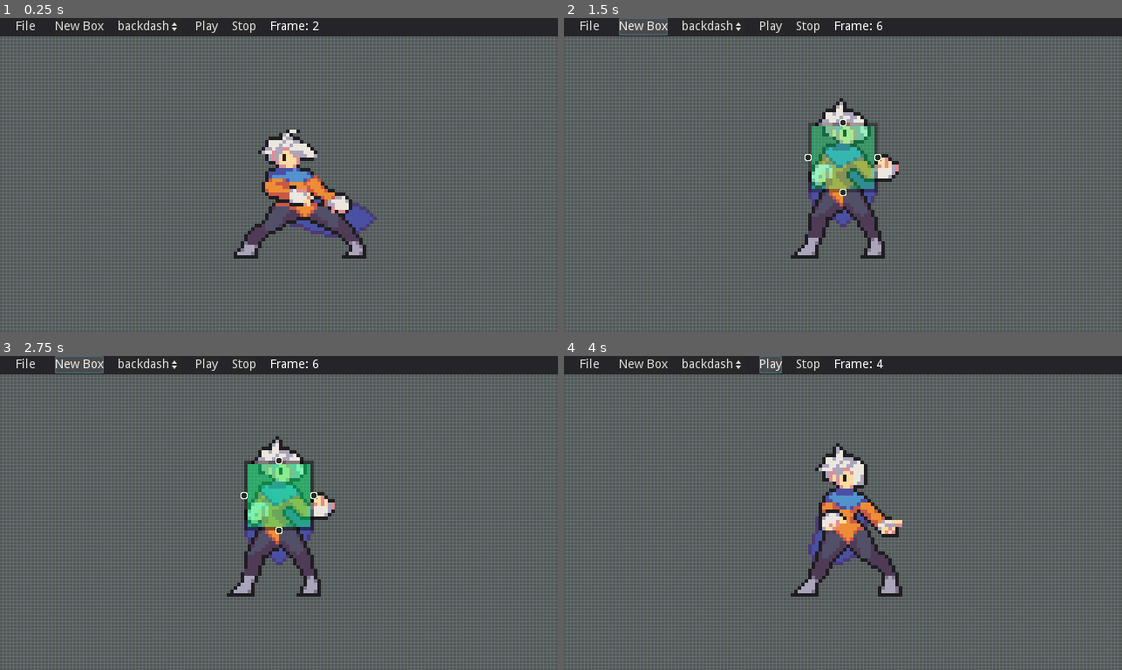
Above: before the commit, frames 1-4 (two rows, left to right).
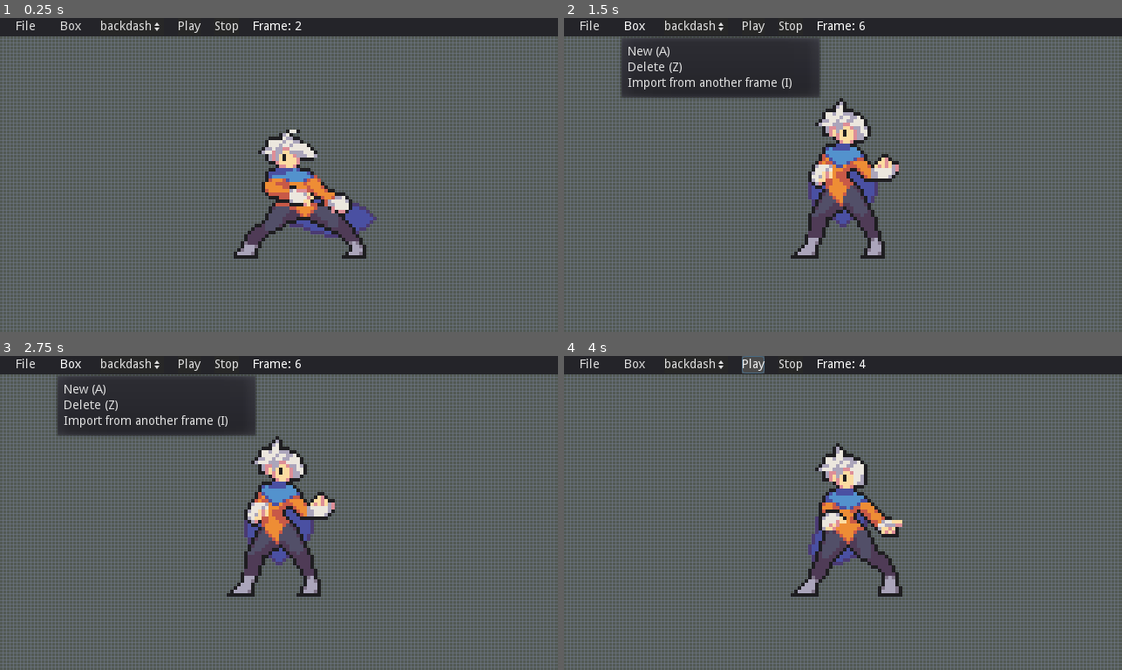
Above: after the commit, the same moments.

Repository: coelhucas/hitbox-editor
Game: Godot game, scene res://Scenes/Canvas.tscn
Same seed, same stepped clock (60 frames per second), same inputs: the game is played once before the commit and once after it.
Inputs (mouse positions are in pixels of both pictures, inside the frame that each line leads up to):
- Up to frame 1 (0.25 s): no input
- Up to frame 2 (1.5 s): click (636, 27) at 0.5 s, where only the run after the commit has a clickable "Box"; click (642, 27) at 1.25 s, where only the run before the commit has a clickable "New Box"
- Up to frame 3 (2.75 s): click (78, 365) at 2 s, where only the run before the commit has a clickable "New Box"
- Up to frame 4 (4 s): click "Play" at 2.75 s; click "Play" at 3.5 s

The runs differ from the first frame. In frame 1, 0.7% of the frame differs, in the area x 10-58%, y 0-5%; in frame 2, 10%, in the area x 9-58%, y 0-57%; in frame 3, 10%; in frame 4, 1.0%.

Commit message:
Improve menus and fix bugs

Diff:
--- a/Scenes/Canvas.tscn
+++ b/Scenes/Canvas.tscn
@@ -24,6 +24,52 @@
 "values": [ 19, 20, 21, 22, 23, 24, 25 ]
 }
 
+[sub_resource type="Animation" id=2]
+length = 0.3
+tracks/0/type = "value"
+tracks/0/path = NodePath(".:frame")
+tracks/0/interp = 1
+tracks/0/loop_wrap = true
+tracks/0/imported = false
+tracks/0/enabled = true
+tracks/0/keys = {
+"times": PoolRealArray( 0, 0.1, 0.2 ),
+"transitions": PoolRealArray( 1, 1, 1 ),
+"update": 1,
+"values": [ 16, 17, 18 ]
+}
+
+[sub_resource type="Animation" id=3]
+length = 0.2
+tracks/0/type = "value"
+tracks/0/path = NodePath(".:frame")
+tracks/0/interp = 1
+tracks/0/loop_wrap = true
+tracks/0/imported = false
+tracks/0/enabled = true
+tracks/0/keys = {
+"times": PoolRealArray( 0, 0.1 ),
+"transitions": PoolRealArray( 1, 1 ),
+"update": 1,
+"values": [ 44, 45 ]
+}
+
+[sub_resource type="Animation" id=4]
+length = 0.6
+loop = true
+tracks/0/type = "value"
+tracks/0/path = NodePath(".:frame")
+tracks/0/interp = 1
+tracks/0/loop_wrap = true
+tracks/0/imported = false
+tracks/0/enabled = true
+tracks/0/keys = {
+"times": PoolRealArray( 0, 0.1, 0.2, 0.3, 0.4, 0.5 ),
+"transitions": PoolRealArray( 1, 1, 1, 1, 1, 1 ),
+"update": 1,
+"values": [ 0, 1, 2, 3, 4, 5 ]
+}
+
 [sub_resource type="Animation" id=5]
 length = 0.3
 tracks/0/type = "value"
@@ -36,27 +82,56 @@
 "times": PoolRealArray( 0, 0.1, 0.2 ),
 "transitions": PoolRealArray( 1, 1, 1 ),
 "update": 1,
-"values": [ 16, 17, 18 ]
+"values": [ 14, 15, 16 ]
 }
 
 [sub_resource type="Animation" id=6]
-length = 0.2
-tracks/0/type = "value"
-tracks/0/path = NodePath(".:frame")
-tracks/0/interp = 1
-tracks/0/loop_wrap = true
-tracks/0/imported = false
-tracks/0/enabled = true
-tracks/0/keys = {
-"times": PoolRealArray( 0, 0.1 ),
-"transitions": PoolRealArray( 1, 1 ),
-"update": 1,
-"values": [ 44, 45 ]
+length = 0.6
+tracks/0/type = "value"
+tracks/0/path = NodePath(".:frame")
+tracks/0/interp = 1
+tracks/0/loop_wrap = true
+tracks/0/imported = false
+tracks/0/enabled = true
+tracks/0/keys = {
+"times": PoolRealArray( 0, 0.1, 0.2, 0.3, 0.4, 0.5, 0.6 ),
+"transitions": PoolRealArray( 1, 1, 1, 1, 1, 1, 1 ),
+"update": 1,
+"values": [ 66, 67, 68, 69, 70, 71, 72 ]
 }
 
 [sub_resource type="Animation" id=7]
-length = 0.6
-loop = true
+length = 6.0
+tracks/0/type = "value"
+tracks/0/path = NodePath(".:frame")
+tracks/0/interp = 1
+tracks/0/loop_wrap = true
+tracks/0/imported = false
+tracks/0/enabled = true
+tracks/0/keys = {
+"times": PoolRealArray( 0, 0.1, 0.2, 0.3, 0.4, 0.5, 0.6 ),
+"transitions": PoolRealArray( 1, 1, 1, 1, 1, 1, 1 ),
+"update": 1,
+"values": [ 52, 53, 54, 55, 56, 57, 58 ]
+}
+
+[sub_resource type="Animation" id=8]
+length = 0.6
+tracks/0/type = "value"
+tracks/0/path = NodePath(".:frame")
+tracks/0/interp = 1
+tracks/0/loop_wrap = true
+tracks/0/imported = false
+tracks/0/enabled = true
+tracks/0/keys = {
+"times": PoolRealArray( 0, 0.1, 0.2, 0.3, 0.4, 0.5, 0.6 ),
+"transitions": PoolRealArray( 1, 1, 1, 1, 1, 1, 1 ),
+"update": 1,
+"values": [ 27, 28, 29, 30, 31, 32, 32 ]
+}
+
+[sub_resource type="Animation" id=9]
+length = 0.6
 tracks/0/type = "value"
 tracks/0/path = NodePath(".:frame")
 tracks/0/interp = 1
@@ -67,85 +142,10 @@
 "times": PoolRealArray( 0, 0.1, 0.2, 0.3, 0.4, 0.5 ),
 "transitions": PoolRealArray( 1, 1, 1, 1, 1, 1 ),
 "update": 1,
-"values": [ 0, 1, 2, 3, 4, 5 ]
-}
-
-[sub_resource type="Animation" id=8]
-length = 0.3
-tracks/0/type = "value"
-tracks/0/path = NodePath(".:frame")
-tracks/0/interp = 1
-tracks/0/loop_wrap = true
-tracks/0/imported = false
-tracks/0/enabled = true
-tracks/0/keys = {
-"times": PoolRealArray( 0, 0.1, 0.2 ),
-"transitions": PoolRealArray( 1, 1, 1 ),
-"update": 1,
-"values": [ 14, 15, 16 ]
-}
-
-[sub_resource type="Animation" id=9]
-length = 0.6
-tracks/0/type = "value"
-tracks/0/path = NodePath(".:frame")
-tracks/0/interp = 1
-tracks/0/loop_wrap = true
-tracks/0/imported = false
-tracks/0/enabled = true
-tracks/0/keys = {
-"times": PoolRealArray( 0, 0.1, 0.2, 0.3, 0.4, 0.5, 0.6 ),
-"transitions": PoolRealArray( 1, 1, 1, 1, 1, 1, 1 ),
-"update": 1,
-"values": [ 66, 67, 68, 69, 70, 71, 72 ]
+"values": [ 59, 60, 61, 62, 63, 64 ]
 }
 
 [sub_resource type="Animation" id=10]
-length = 6.0
-tracks/0/type = "value"
-tracks/0/path = NodePath(".:frame")
-tracks/0/interp = 1
-tracks/0/loop_wrap = true
-tracks/0/imported = false
-tracks/0/enabled = true
-tracks/0/keys = {
-"times": PoolRealArray( 0, 0.1, 0.2, 0.3, 0.4, 0.5, 0.6 ),
-"transitions": PoolRealArray( 1, 1, 1, 1, 1, 1, 1 ),
-"update": 1,
-"values": [ 52, 53, 54, 55, 56, 57, 58 ]
-}
-
-[sub_resource type="Animation" id=11]
-length = 0.6
-tracks/0/type = "value"
-tracks/0/path = NodePath(".:frame")
-tracks/0/interp = 1
-tracks/0/loop_wrap = true
-tracks/0/imported = false
-tracks/0/enabled = true
-tracks/0/keys = {
-"times": PoolRealArray( 0, 0.1, 0.2, 0.3, 0.4, 0.5, 0.6 ),
-"transitions": PoolRealArray( 1, 1, 1, 1, 1, 1, 1 ),
-"update": 1,
-"values": [ 27, 28, 29, 30, 31, 32, 32 ]
-}
-
-[sub_resource type="Animation" id=12]
-length = 0.6
-tracks/0/type = "value"
-tracks/0/path = NodePath(".:frame")
-tracks/0/interp = 1
-tracks/0/loop_wrap = true
-tracks/0/imported = false
-tracks/0/enabled = true
-tracks/0/keys = {
-"times": PoolRealArray( 0, 0.1, 0.2, 0.3, 0.4, 0.5 ),
-"transitions": PoolRealArray( 1, 1, 1, 1, 1, 1 ),
-"update": 1,
-"values": [ 59, 60, 61, 62, 63, 64 ]
-}
-
-[sub_resource type="Animation" id=13]
 length = 0.5
 tracks/0/type = "value"
 tracks/0/path = NodePath(".:frame")
@@ -240,20 +240,15 @@
 margin_bottom = 20.0
 text = "File"
 
-[node name="NewBtn" type="Button" parent="CanvasLayer/Header/Separator"]
+[node name="Box" type="MenuButton" parent="CanvasLayer/Header/Separator"]
 margin_left = 51.0
-margin_right = 107.0
-margin_bottom = 20.0
-focus_mode = 1
-custom_styles/hover = ExtResource( 4 )
-custom_styles/pressed = ExtResource( 5 )
-custom_styles/normal = ExtResource( 6 )
-enabled_focus_mode = 1
-text = "New Box"
+margin_right = 87.0
+margin_bottom = 20.0
+text = "Box"
 
 [node name="AnimationSelector" type="OptionButton" parent="CanvasLayer/Header/Separator"]
-margin_left = 123.0
-margin_right = 246.0
+margin_left = 103.0
+margin_right = 226.0
 margin_bottom = 20.0
 focus_mode = 1
 custom_styles/hover = ExtResource( 4 )
@@ -263,8 +258,8 @@
 text = "Select Animation"
 
 [node name="PlayBtn" type="Button" parent="CanvasLayer/Header/Separator"]
-margin_left = 262.0
-margin_right = 288.0
+margin_left = 242.0
+margin_right = 268.0
 margin_bottom = 20.0
 focus_mode = 1
 custom_styles/hover = ExtResource( 4 )
@@ -274,8 +269,8 @@
 text = "Play"
 
 [node name="StopBtn" type="Button" parent="CanvasLayer/Header/Separator"]
-margin_left = 304.0
-margin_right = 332.0
+margin_left = 284.0
+margin_right = 312.0
 margin_bottom = 20.0
 focus_mode = 1
 custom_styles/hover = ExtResource( 4 )
@@ -296,9 +291,9 @@
 text = "<"
 
 [node name="CurrentFrameLabel" type="Label" parent="CanvasLayer/Header/Separator"]
-margin_left = 348.0
+margin_left = 328.0
 margin_top = 3.0
-margin_right = 404.0
+margin_right = 384.0
 margin_bottom = 17.0
 text = "Frame: 0"
 
@@ -334,29 +329,49 @@
 current_dir = "/Users/lcrabbit/Projects/Hitbox Editor"
 current_path = "/Users/lcrabbit/Projects/Hitbox Editor/"
 
-[node name="CurrentSprite" type="Node2D" parent="."]
+[node name="ImportFrame" type="ConfirmationDialog" parent="CanvasLayer/Header"]
+visible = true
+margin_left = 220.0
+margin_top = 160.0
+margin_right = 420.0
+margin_bottom = 230.0
+rect_pivot_offset = Vector2( 102, 28 )
+window_title = "Import from frame...."
+
+[node name="Separator" type="HBoxContainer" parent="CanvasLayer/Header/ImportFrame"]
+margin_left = 8.0
+margin_top = 8.0
+margin_right = 192.0
+margin_bottom = 34.0
+
+[node name="From" type="LineEdit" parent="CanvasLayer/Header/ImportFrame/Separator"]
+margin_right = 184.0
+margin_bottom = 26.0
+size_flags_horizontal = 3
+size_flags_vertical = 3
+placeholder_text = "Frame ID"
+
+[node name="CurrentSprite" type="Sprite" parent="."]
 position = Vector2( 80, 24 )
-
-[node name="Player" type="Sprite" parent="CurrentSprite"]
 texture = ExtResource( 7 )
 vframes = 7
 hframes = 12
 frame = 72
 
-[node name="AnimationPlayer" type="AnimationPlayer" parent="CurrentSprite/Player"]
+[node name="AnimationPlayer" type="AnimationPlayer" parent="CurrentSprite"]
 autoplay = "backdash"
-anims/backdash = SubResource( 4 )
-anims/fall = SubResource( 5 )
-anims/hurt = SubResource( 6 )
-anims/idle = SubResource( 7 )
-anims/jump = SubResource( 8 )
-anims/left_kick = SubResource( 9 )
-anims/left_punch = SubResource( 10 )
-anims/parry = SubResource( 11 )
-anims/right_kick = SubResource( 12 )
-anims/right_punch = SubResource( 13 )
-anims/taunt = SubResource( 14 )
-anims/walk = SubResource( 15 )
+anims/backdash = SubResource( 1 )
+anims/fall = SubResource( 2 )
+anims/hurt = SubResource( 3 )
+anims/idle = SubResource( 4 )
+anims/jump = SubResource( 5 )
+anims/left_kick = SubResource( 6 )
+anims/left_punch = SubResource( 7 )
+anims/parry = SubResource( 8 )
+anims/right_kick = SubResource( 9 )
+anims/right_punch = SubResource( 10 )
+anims/taunt = SubResource( 11 )
+anims/walk = SubResource( 12 )
 
 [node name="Cursor" type="ColorRect" parent="."]
 margin_right = 1.0
--- a/Scenes/HitBox.tscn
+++ b/Scenes/HitBox.tscn
@@ -4,24 +4,24 @@
 [ext_resource path="res://Sprites/hitbox-selected-background.png" type="Texture" id=2]
 [ext_resource path="res://Sprites/ui.png" type="Texture" id=3]
 
-[sub_resource type="RectangleShape2D" id=1]
+[sub_resource type="Theme" id=2]
 
-[sub_resource type="Theme" id=2]
+[sub_resource type="StyleBoxTexture" id=3]
+texture = ExtResource( 3 )
+region_rect = Rect2( 0, 0, 9, 9 )
+
+[sub_resource type="StyleBoxTexture" id=4]
+texture = ExtResource( 3 )
+region_rect = Rect2( 0, 0, 9, 9 )
 
 [sub_resource type="StyleBoxTexture" id=5]
 texture = ExtResource( 3 )
 region_rect = Rect2( 0, 0, 9, 9 )
 
-[sub_resource type="StyleBoxTexture" id=6]
-texture = ExtResource( 3 )
-region_rect = Rect2( 0, 0, 9, 9 )
+[sub_resource type="DynamicFont" id=6]
+size = 0
 
-[sub_resource type="StyleBoxTexture" id=3]
-texture = ExtResource( 3 )
-region_rect = Rect2( 0, 0, 9, 9 )
-
-[sub_resource type="DynamicFont" id=4]
-size = 0
+[sub_resource type="RectangleShape2D" id=1]
 
 [node name="HitBox" type="Control"]
 focus_neighbour_left = NodePath("Guide")
@@ -49,9 +49,6 @@
 patch_margin_right = 2
 patch_margin_bottom = 2
 
-[node name="Collider" type="CollisionShape2D" parent="."]
-shape = SubResource( 1 )
-
 [node name="Up" type="Button" parent="."]
 margin_left = -1.0
 margin_top = -11.0
@@ -93,12 +90,15 @@
 margin_bottom = 11.0
 rect_pivot_offset = Vector2( 0.977736, 0.990578 )
 theme = SubResource( 2 )
-custom_styles/hover = SubResource( 5 )
-custom_styles/pressed = SubResource( 6 )
-custom_styles/normal = SubResource( 3 )
-custom_fonts/font = SubResource( 4 )
+custom_styles/hover = SubResource( 3 )
+custom_styles/pressed = SubResource( 4 )
+custom_styles/normal = SubResource( 5 )
+custom_fonts/font = SubResource( 6 )
 
 [node name="Position2D" type="Position2D" parent="."]
 position = Vector2( 0, -10 )
+
+[node name="Collider" type="CollisionShape2D" parent="."]
+shape = SubResource( 1 )
 [connection signal="mouse_entered" from="Guide" to="." method="_on_Guide_mouse_entered"]
 [connection signal="mouse_exited" from="Guide" to="." method="_on_Guide_mouse_exited"]
--- a/Scripts/Canvas.gd
+++ b/Scripts/Canvas.gd
@@ -1,6 +1,6 @@
 extends CanvasItem
 
-onready var animation_player: AnimationPlayer = $CurrentSprite/Player/AnimationPlayer
+onready var animation_player: AnimationPlayer = $CurrentSprite/AnimationPlayer
 onready var box_scene: PackedScene = preload("res://Scenes/HitBox.tscn")
 
 const GRID_LINE_SIZE: int = 160
@@ -12,27 +12,28 @@
 const MAX_ZOOM_OUT: Vector2 = Vector2(1, 1)
 
 
-var player
+var sprite
 var tile_size: int = 1
 var grid_ready: bool = false
 var can_zoom: bool = true
 
 var boxes
 var current_boxes: Array
+var prev_boxes: Array
 
 var old_animation_position: float = 0.0
 var prev_frame: int = 0
 
 func _ready():
-	player = get_tree().get_root().get_node("Canvas/CurrentSprite/Player")
+	sprite = get_tree().get_root().get_node("Canvas/CurrentSprite")
 	boxes = get_tree().get_root().get_node("Canvas/Boxes")
 	current_boxes = boxes.get_children()
 
 func _process(delta):
 
-	if $CurrentSprite/Player/AnimationPlayer.is_playing() and int(round($CurrentSprite/Player/AnimationPlayer.current_animation_position * 10)) != prev_frame:
+	if $CurrentSprite/AnimationPlayer.is_playing() and int(round($CurrentSprite/AnimationPlayer.current_animation_position * 10)) != prev_frame:
 		display_updated_data()
-		prev_frame = int(round($CurrentSprite/Player/AnimationPlayer.current_animation_position * 10))
+		prev_frame = int(round($CurrentSprite/AnimationPlayer.current_animation_position * 10))
 
 	$Cursor.rect_position = get_global_mouse_position()
 
@@ -46,48 +47,50 @@
 		$Camera2D.position.x -= CAM_SPEED * $Camera2D.zoom.x
 
 	if Input.is_action_just_pressed("ui_right"):
-		update_frame($CurrentSprite/Player/AnimationPlayer.current_animation_position + 0.1)
+		update_frame($CurrentSprite/AnimationPlayer.current_animation_position + 0.1)
 
 	elif Input.is_action_just_pressed("ui_left"):
-		update_frame($CurrentSprite/Player/AnimationPlayer.current_animation_position - 0.1)
+		update_frame($CurrentSprite/AnimationPlayer.current_animation_position - 0.1)
 
-	if old_animation_position != $CurrentSprite/Player/AnimationPlayer.current_animation_position:
-		$CanvasLayer/Header/Separator/CurrentFrameLabel.text = "Frame: " + str(int($CurrentSprite/Player/AnimationPlayer.current_animation_position * 10))
-		old_animation_position = $CurrentSprite/Player/AnimationPlayer.current_animation_position
+	if old_animation_position != $CurrentSprite/AnimationPlayer.current_animation_position:
+		$CanvasLayer/Header/Separator/CurrentFrameLabel.text = "Frame: " + str(int($CurrentSprite/AnimationPlayer.current_animation_position * 10))
+		old_animation_position = $CurrentSprite/AnimationPlayer.current_animation_position
 
 
 func update_frame(next_position: float):
-	var tmp_current_boxes = boxes.get_children()
+	$CanvasLayer.save_data($CurrentSprite/AnimationPlayer.current_animation_position * 10)
 
-	if current_boxes != tmp_current_boxes:
-		$CanvasLayer.save_data($CurrentSprite/Player/AnimationPlayer.current_animation_position * 10)
+	for box in $Boxes.get_children():
+		box.is_focused = false
 
-	if next_position > $CurrentSprite/Player/AnimationPlayer.current_animation_length:
-		$CurrentSprite/Player/AnimationPlayer.seek(0, true)
+	if next_position > $CurrentSprite/AnimationPlayer.current_animation_length:
+		$CurrentSprite/AnimationPlayer.seek(0, true)
 	elif next_position < 0:
-		$CurrentSprite/Player/AnimationPlayer.seek($CurrentSprite/Player/AnimationPlayer.current_animation_length)
+		$CurrentSprite/AnimationPlayer.seek($CurrentSprite/AnimationPlayer.current_animation_length)
 	else:
-		$CurrentSprite/Player/AnimationPlayer.seek(next_position, true)
+		$CurrentSprite/AnimationPlayer.seek(next_position, true)
 
 	display_updated_data()
 
 func display_updated_data():
+	#print("nah")
 	for box in boxes.get_children():
 		box.queue_free()
 
-	current_boxes = boxes.get_children()
-
-
-	if Utils.boxes_data.has($CurrentSprite/Player/AnimationPlayer.assigned_animation):
-		if Utils.boxes_data[$CurrentSprite/Player/AnimationPlayer.assigned_animation].has(str(round($CurrentSprite/Player/AnimationPlayer.current_animation_position * 10))):
-			var current_frame_data = Utils.boxes_data[$CurrentSprite/Player/AnimationPlayer.assigned_animation][str(int(round($CurrentSprite/Player/AnimationPlayer.current_animation_position * 10)))]
+	if Utils.boxes_data.has($CurrentSprite/AnimationPlayer.assigned_animation):
+		if Utils.boxes_data[$CurrentSprite/AnimationPlayer.assigned_animation].has(str(round($CurrentSprite/AnimationPlayer.current_animation_position * 10))):
+			var current_frame_data = Utils.boxes_data[$CurrentSprite/AnimationPlayer.assigned_animation][str(int(round($CurrentSprite/AnimationPlayer.current_animation_position * 10)))]
 			for box in current_frame_data:
 				var new_box = box_scene.instance()
 				var new_box_collider = new_box.get_node("Collider")
 				new_box.hit_type = box.type
+				new_box.name = "LOADED-HBOX" + str(boxes.get_child_count())
 				boxes.add_child(new_box)
 				new_box_collider.shape.extents = Vector2(box.dimensions.x, box.dimensions.y)
-				new_box.rect_global_position = Vector2(box.position.x, box.position.y) + player.global_position
+				new_box.rect_global_position = Vector2(box.position.x, box.position.y) + sprite.global_position
+
+	prev_boxes = boxes.get_children()
+	current_boxes = boxes.get_children()
 
 func _input(e):
 	if (e is InputEventMouseButton and not $CanvasLayer/Header/SaveFile.visible) and not $CanvasLayer/Header/OpenFile.visible:
@@ -130,3 +133,7 @@
 
 func _on_Sccreen_resized():
 	grid_ready = false
+
+
+func _on_Area2D_body_entered(body):
+	print("PINTO")
--- a/Scripts/HitBoxManager.gd
+++ b/Scripts/HitBoxManager.gd
@@ -5,6 +5,8 @@
 
 onready var box_background_texture: Texture = preload("res://Sprites/hitbox-background.png")
 onready var selected_box_background_texture: Texture = preload("res://Sprites/hitbox-selected-background.png")
+
+onready var created_manually: bool = false
 
 var vertical_resizing: bool = false
 var horizontal_resizing: bool = false
@@ -49,21 +51,27 @@
 	$Right.connect("button_up", self, "_right_scaler_up")
 	$Down.connect("button_up", self, "_down_scaler_up")
 
+	current_frame = int(get_tree().get_root().get_node("Canvas/CurrentSprite/AnimationPlayer").current_animation_position * 10)
 
 	if hit_type == "hitbox":
 		$Guide.modulate = hitbox_color
 	else:
 		$Guide.modulate = hurtbox_color
 
+	# Focuses the created box (if created manually)
+	if not "LOADED" in name:
+		focus()
+	else:
+		update_selection(box_background_texture, 0.2, false)
+
 func _process(delta):
 
-	if current_frame != get_tree().get_root().get_node("Canvas/CurrentSprite/Player/AnimationPlayer").current_animation_position * 10:
-		current_frame = get_tree().get_root().get_node("Canvas/CurrentSprite/Player/AnimationPlayer").current_animation_position * 10
+	if current_frame != int(get_tree().get_root().get_node("Canvas/CurrentSprite/AnimationPlayer").current_animation_position * 10):
+		current_frame = int(get_tree().get_root().get_node("Canvas/CurrentSprite/AnimationPlayer").current_animation_position * 10)
 
 	if is_hovered and Input.is_action_pressed("mouse_left"):
-		is_focused = true
-		update_selection(selected_box_background_texture, 0.5)
 		get_parent().move_child(self, get_parent().get_child_count() - 1)
+		focus()
 
 		if not first_box_click:
 			offset_x = get_global_mouse_position().x - rect_global_position.x
@@ -72,23 +80,24 @@
 			first_box_click = true
 			dragging_box = true
 
-		for child in get_parent().get_children():
-			if child.name != name:
-				child.update_selection(box_background_texture, 0.2)
-
 	if is_focused and Input.is_action_just_released("mouse_left"):
-		is_focused = false
 		dragging_box = false
 		first_box_click = false
-
-	if not is_hovered and Input.is_action_just_pressed("mouse_left"):
-		is_focused = false
 
 	if is_hovered and Input.is_action_just_pressed("mouse_right"):
 		change_hit_type()
 
 	if prev_mouse_pos != get_global_mouse_position():
 		handle_update(delta)
+
+func focus():
+	is_focused = true
+	update_selection(selected_box_background_texture, 0.5)
+
+	for child in get_parent().get_children():
+			if child.name != name:
+				child.update_selection(box_background_texture, 0.2)
+				child.is_focused = false
 
 func handle_update(delta):
 	prev_mouse_pos = get_global_mouse_position()
@@ -114,8 +123,10 @@
 	if horizontal_resizing:
 		update_collision_shape("horizontal")
 
-func update_selection(texture: Texture, alpha: float):
-	get_tree().get_root().get_node("Canvas/CanvasLayer").save_data(current_frame)
+func update_selection(texture: Texture, alpha: float, save: bool = true):
+	if save:
+		get_tree().get_root().get_node("Canvas/CanvasLayer").save_data(current_frame)
+
 	$Guide.texture = texture
 	$Guide.modulate.a = alpha
 
@@ -137,10 +148,8 @@
 
 	if axis == "vertical":
 		obj_shape.extents.y = int(abs(get_global_mouse_position().y - $Collider.global_position.y))
-#		get_tree().get_root().get_node("Canvas/CanvasLayer").save_data(current_frame)
 	elif axis == "horizontal":
 		obj_shape.extents.x = abs(int(get_global_mouse_position().x) - $Collider.global_position.x)
-#		get_tree().get_root().get_node("Canvas/CanvasLayer").save_data(current_frame)
 
 func _up_scaler_down():
 	if not first_drag:
--- a/Scripts/UIManager.gd
+++ b/Scripts/UIManager.gd
@@ -6,7 +6,7 @@
 
 var loaded_animations: bool = false
 var h_boxes
-var player
+var sprite
 
 func _ready():
 	$Header/SaveFile.add_filter("*.JSON ; JSON Files")
@@ -19,10 +19,17 @@
 	file_popup.add_item("Open")
 	file_popup.add_item("Save")
 
-	$Header/Separator/NewBtn.connect("pressed", self, "_create_box")
+	var box_popup = $Header/Separator/Box.get_popup()
+	box_popup.connect("id_pressed", self, "_box_option_selected")
+	box_popup.add_item("New (A)")
+	box_popup.add_item("Delete (Z)")
+	box_popup.add_item("Import from another frame (I)")
+
+	$Header/ImportFrame.connect("confirmed", self, "_import_frame_data")
+	$Header/ImportFrame.register_text_enter($Header/ImportFrame/Separator/From)
+
 	h_boxes = get_tree().get_root().get_node("Canvas/Boxes")
-	player = get_tree().get_root().get_node("Canvas/CurrentSprite/Player")
-	pass
+	sprite = get_tree().get_root().get_node("Canvas/CurrentSprite")
 
 func _process(delta):
 	if not loaded_animations:
@@ -32,12 +39,18 @@
 
 		loaded_animations = true
 
+	if Input.is_action_just_pressed("add_new"):
+		_create_box()
+
+	if Input.is_action_just_pressed("delete_selected"):
+		_delete_selected_box()
+
 func save_data(current_frame: int):
 	var boxes_array: Array = []
 	for box in h_boxes.get_children():
 		var collider: CollisionShape2D = box.get_node("Collider")
 		var type = box.hit_type
-		var pos = collider.global_position - player.global_position
+		var pos = collider.global_position - sprite.global_position
 		var dimensions: Dictionary = {
 			"x": collider.shape.extents.x,
 			"y": collider.shape.extents.y
@@ -69,6 +82,12 @@
 			$Header/SaveFile.invalidate()
 			if $Header/OpenFile.visible:
 				$Header/OpenFile.visible = false
+
+func _box_option_selected(ID: int):
+	match ID:
+		0: _create_box()
+		1: _delete_selected_box()
+		2: _open_import_popup()
 
 func _save_at_dir():
 	var dir: String = $Header/SaveFile.get_current_path()
@@ -104,5 +123,32 @@
 	var box_instance = box.instance()
 	var boxes_parent = get_tree().get_root().get_node("Canvas/Boxes")
 	box_instance.name = "HBOX" + str(boxes_parent.get_child_count())
+	box_instance.created_manually = true
 	boxes_parent.add_child(box_instance)
 	box_instance.rect_global_position = get_tree().get_root().get_node("Canvas/MiddlePoint").global_position
+
+func _delete_selected_box():
+	var boxes_parent = get_tree().get_root().get_node("Canvas/Boxes")
+	for child in boxes_parent.get_children():
+		if child.is_focused:
+			boxes_parent.remove_child(child)
+			child.queue_free()
+
+	# Focus the previous box
+	var prev_box_id = boxes_parent.get_child_count() - 1
+	if prev_box_id != -1:
+		boxes_parent.get_child(prev_box_id).focus()
+
+	# Save updated data
+	save_data(int(animation_player.current_animation_position * 10))
+
+func _open_import_popup():
+	$Header/ImportFrame.popup()
+
+func _import_frame_data() -> void:
+	var selected_frame: String = str(int($Header/ImportFrame/Separator/From.text))
+	if Utils.boxes_data.has(animation_player.assigned_animation):
+		if Utils.boxes_data[animation_player.assigned_animation].has(selected_frame):
+			print("Tengo")
+		else:
+			print("No tengo")
--- a/project.godot
+++ b/project.godot
@@ -102,6 +102,16 @@
 "events": [ Object(InputEventMouseButton,"resource_local_to_scene":false,"resource_name":"","device":0,"alt":false,"shi …(212 unchanged characters)…
  ]
 }
+delete_selected={
+"deadzone": 0.5,
+"events": [ Object(InputEventKey,"resource_local_to_scene":false,"resource_name":"","device":0,"alt":false,"shift":false,"control":false,"meta":false,"command":false,"pressed":false,"scancode":90,"unicode":0,"echo":false,"script":null)
+ ]
+}
+add_new={
+"deadzone": 0.5,
+"events": [ Object(InputEventKey,"resource_local_to_scene":false,"resource_name":"","device":0,"alt":false,"shift":false,"control":false,"meta":false,"command":false,"pressed":false,"scancode":65,"unicode":0,"echo":false,"script":null)
+ ]
+}
 
 [rendering]
 
Not shown: 3 places in Scenes/Canvas.tscn that only renumber resources
Not shown: 3 places in Scenes/HitBox.tscn that only renumber resources
Not shown, changed: .DS_Store
